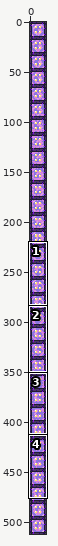
A sprite sheet gets an edit: textures/blocks/respawn_anchor_top4.png. Above, an overview of the earlier version with the close-up marked.
Close-up. First the earlier version:
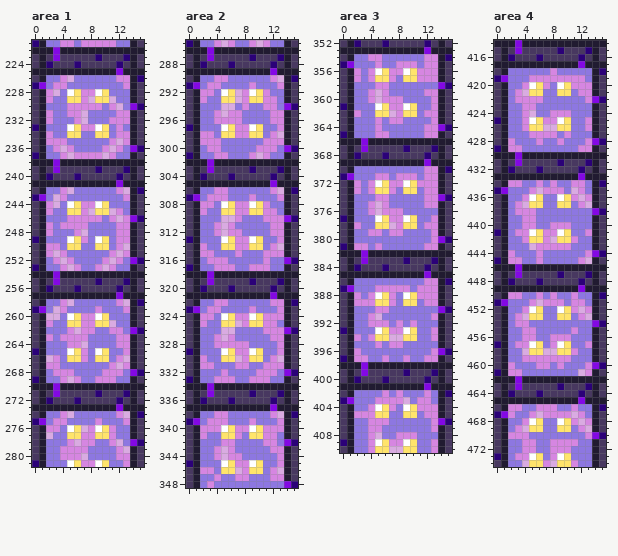
The file is 16x512 pixels. Shown: area 1: x 0..15, y 221..281; area 2: x 0..15, y 285..348; area 3: x 0..15, y 352..410; area 4: x 0..15, y 414..474. The commit also changed other parts of the picture, which this record leaves out.
The result:
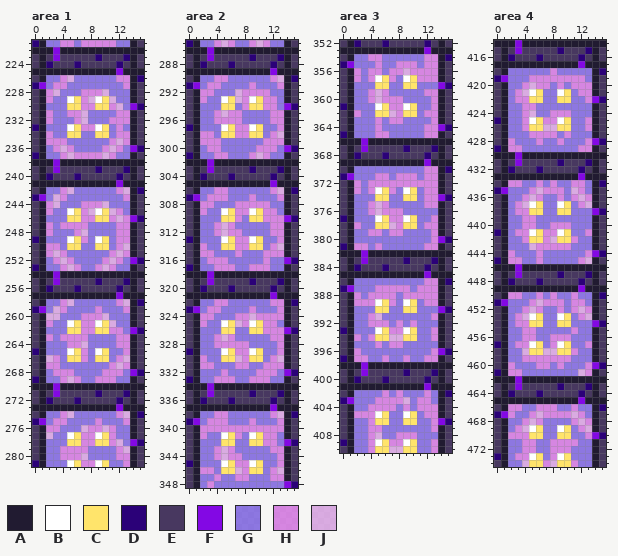
Palette (. is transparent): A #211b31  B #ffffff  C #ffe46b  D #2b0178  E #483860  F #8308e4  G #8a5ff0bf  H #eb73f0bf  J #f0a4f0bf
Change:
Changed rows in their new state; - is an unchanged pixel.
Area 1:
first column x 5:
228 GG--HJ
229 B---B-
230 CC--CC
first column x 5:
244 GG--HJ
245 B---B-
246 CC--CC
first column x 5:
260 GG--HJ
261 B---B-
262 CC--CC
first column x 5:
276 GG--HJ
277 B---B-
278 CC--CC
Area 2:
first column x 5:
292 GG--HH
293 B---B-
294 CC--CC
first column x 5:
308 GG--HH
309 B---B-
310 CC--CC
first column x 5:
324 GG--JH
325 B---B-
326 CC--CC
first column x 5:
340 HH--HH
341 B---B-
342 CC--CC
Area 3:
first column x 5:
356 HG--JH
357 B---B-
358 CC--CC
first column x 5:
372 HH--HH
373 B---B-
374 CC--CC
first column x 5:
388 HH--HH
389 B---B-
390 CC--CC
first column x 5:
404 HH--HG
405 B---B-
406 CC--CC
Area 4:
first column x 5:
420 JH--HG
421 B---B-
422 CC--CC
first column x 5:
436 JH--HG
437 B---B-
438 CC--CC
first column x 5:
452 JH--HG
453 B---B-
454 CC--CC
first column x 5:
468 JH--GG
469 B---B-
470 CC--CC
